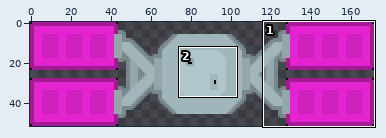
Sprite sheet, stored at Assets/Sprites/spaceStation_018.png. Above, an overview of the earlier version with the close-up marked.
Close-up. Old version:
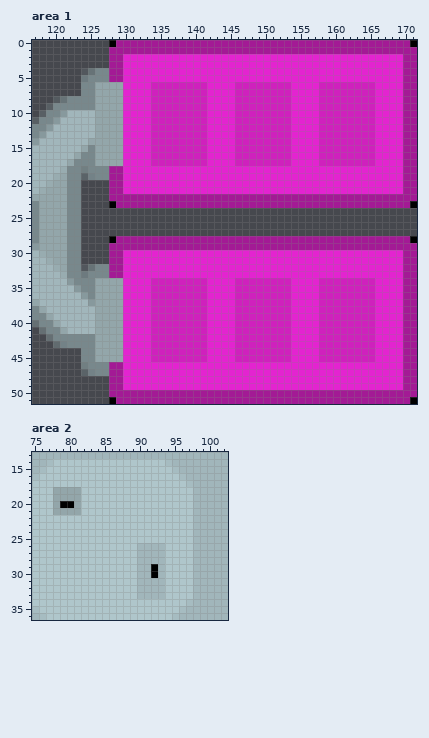
The file is 172x52 pixels. Colours within 5 levels of each other are drawn and written as one. Shown: area 1: x 117..171, y 0..51; area 2: x 75..102, y 13..36. The commit also changed other parts of the picture, which this record leaves out.
After:
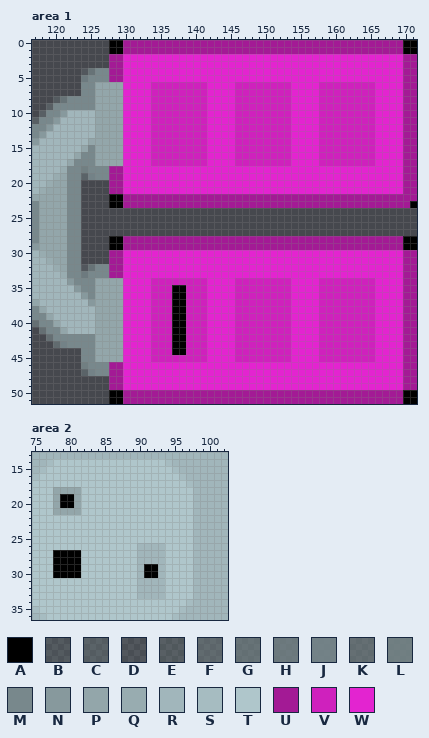
Palette (. is transparent): A #000000  B #7484884f  C #75858a6f  D #75868a3f  E #7686895f  F #7686898f  G #76868aaf  H #76868acf  J #76868bef  K #77878a9f  L #77878adf  M #78888c  N #87999d  P #93a6aa  Q #98acb0  R #a1b6bb  S #a6bcc1  T #afc6cb  U #a31a95  V #cf21bd  W #e324d0
Change:
{"where": "area 1"}
{"y":0,"x":129,"old":"U","new":"A"}
{"y":0,"x":170,"old":"U","new":"A"}
{"y":1,"x":128,"old":"UU","new":"AA"}
{"y":1,"x":170,"old":"UU","new":"AA"}
{"y":22,"x":128,"old":"UU","new":"AA"}
{"y":23,"x":129,"old":"U","new":"A"}
{"y":28,"x":129,"old":"U","new":"A"}
{"y":28,"x":170,"old":"U","new":"A"}
{"y":29,"x":128,"old":"UU","new":"AA"}
{"y":29,"x":170,"old":"UU","new":"AA"}
{"y":35,"x":137,"old":"VV","new":"AA"}
{"y":36,"x":137,"old":"VV","new":"AA"}
{"y":37,"x":137,"old":"VV","new":"AA"}
{"y":38,"x":137,"old":"VV","new":"AA"}
{"y":39,"x":137,"old":"VV","new":"AA"}
{"y":40,"x":137,"old":"VV","new":"AA"}
{"y":41,"x":137,"old":"VV","new":"AA"}
{"y":42,"x":137,"old":"VV","new":"AA"}
{"y":43,"x":137,"old":"VV","new":"AA"}
{"y":44,"x":137,"old":"VV","new":"AA"}
{"y":50,"x":128,"old":"UU","new":"AA"}
{"y":50,"x":170,"old":"UU","new":"AA"}
{"y":51,"x":129,"old":"U","new":"A"}
{"y":51,"x":170,"old":"U","new":"A"}
{"where": "area 2"}
{"y":19,"x":79,"old":"PP","new":"AA"}
{"y":27,"x":78,"old":"TTTT","new":"AAAA"}
{"y":28,"x":78,"old":"TTTT","new":"AAAA"}
{"y":29,"x":78,"old":"TTTT","new":"AAAA"}
{"y":29,"x":91,"old":"R","new":"A"}
{"y":30,"x":78,"old":"TTTT","new":"AAAA"}
{"y":30,"x":91,"old":"R","new":"A"}
